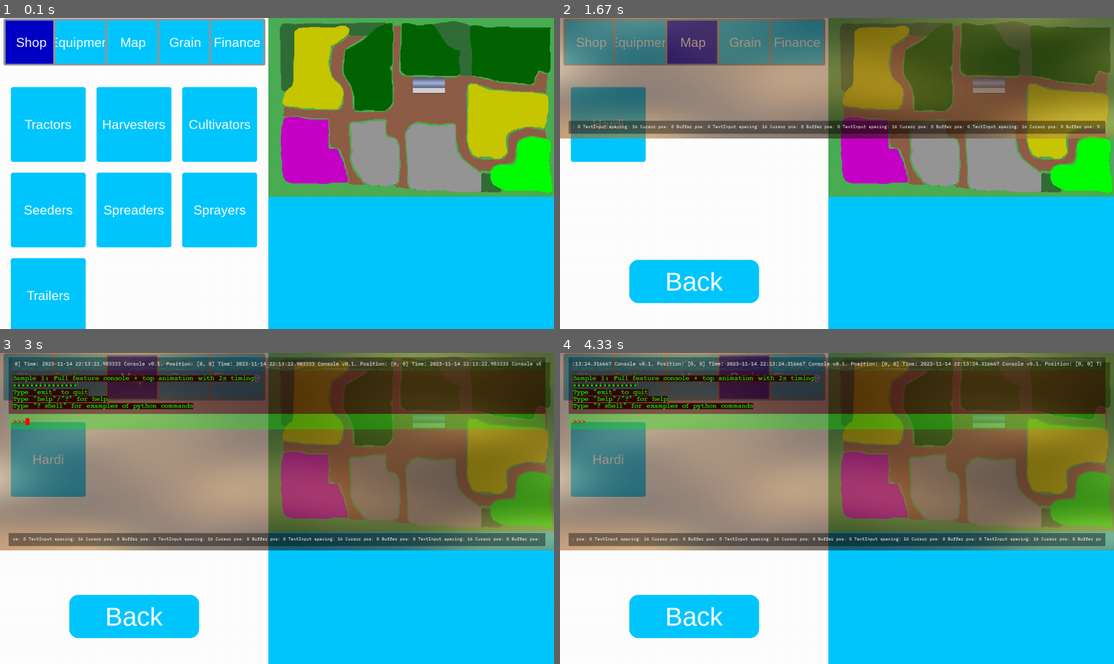
Above: before the commit, frames 1-4 (two rows, left to right).
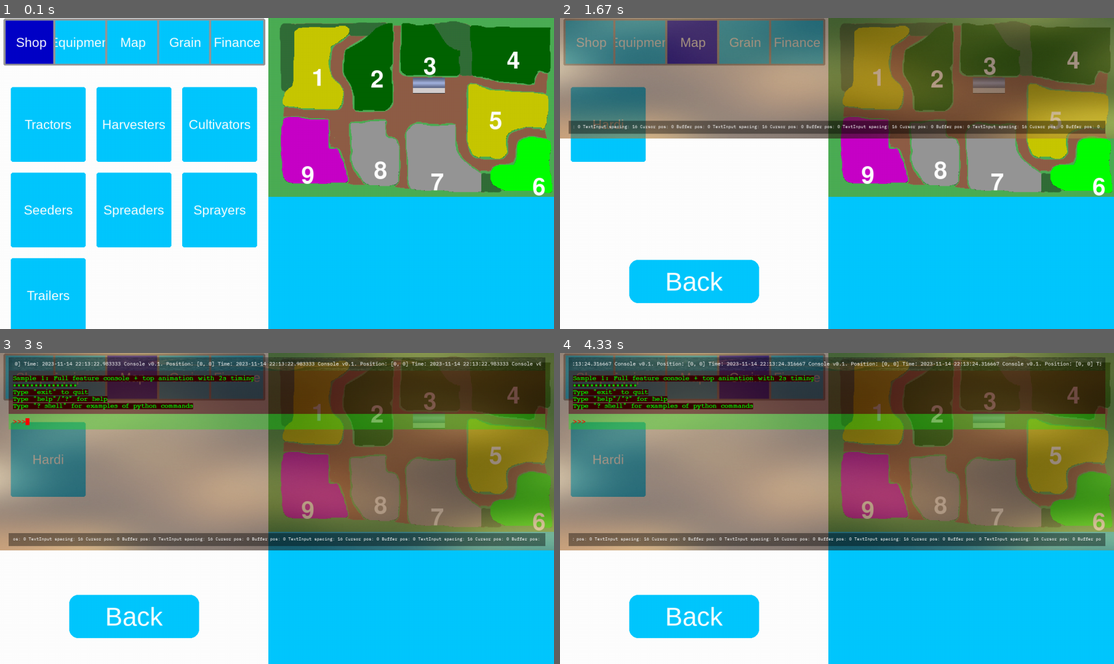
Above: after the commit, the same moments.

Repository: CaptainDeathead/Farm-CEO-ng
Game: pygame game, started from game/main.py
Two runs of this game, one before a commit and one after it. Both use one fixed random seed, a clock stepped at 60 frames per second and the inputs below.
Inputs (mouse positions are in pixels of both pictures, inside the frame that each line leads up to):
- Up to frame 1 (0.1 s): no input
- Up to frame 2 (1.67 s): click (814, 185) at 0.38 s; press the mouse at (692, 229) at 0.7 s; move the mouse to (709, 145) at 0.8 s; release the mouse at (726, 61) at 0.93 s; click (692, 42) at 1.05 s; tap F1 at 1.33 s
- Up to frame 3 (3 s): hold Right 1.67-2.13 s; tap Page Down at 2.17 s; tap Enter at 2.83 s
- Up to frame 4 (4.33 s): click (759, 393) at 3.22 s; hold Left from 4 s (still down)

The runs differ from the first frame. In frame 1, 0.7% of the frame differs, in the area x 54-99%, y 10-58%; in frame 2, 0.6%; in frame 3, 0.6%; in frame 4, 0.6%.

Commit message:
Basic paddock numbers

Diff:
--- a/game/farm_ceo.py
+++ b/game/farm_ceo.py
@@ -103,7 +103,7 @@
         self.save_manager = SaveManager()
         self.save_manager.init(self.map.map_cfg)
 
-        self.paddock_manager = PaddockManager(self.map.surface, self.save_manager.get_paddocks(), self.map.scale)
+        self.paddock_manager = PaddockManager(self.screen, self.map.surface, self.save_manager.get_paddocks(), self.map.scale)
 
         self.time: float = self.save_manager.get_attr("time") # time / 24 = *n* days
         self.last_update_time = 0.0
@@ -115,6 +115,8 @@
     def background_render(self) -> None:
         self.screen.fill(BACKGROUND_COLOR)
         self.map.render()
+
+        self.paddock_manager.draw_paddock_numbers()
 
     def simulate(self) -> None:
         if time() - self.last_update_time >= 1:
--- a/game/paddock.py
+++ b/game/paddock.py
@@ -1,3 +1,5 @@
+import pygame as pg
+
 from random import randint
 from typing import Dict, List, Tuple
 
@@ -7,6 +9,8 @@
         self.num = num
         self.scale = scale
         self.state: int = attrs.get("state", randint(0, 5))
+
+        self.number_surface = pg.font.SysFont(None, 80).render(str(self.num), True, (255, 255, 255))
 
         cx, cy = attrs["center"]
         gx, gy = attrs["gate"]
--- a/game/paddock_manager.py
+++ b/game/paddock_manager.py
@@ -7,7 +7,8 @@
 from typing import Dict, List, Tuple
 
 class PaddockManager:
-    def __init__(self, map_image: pg.Surface, paddocks: Dict[int, any], scale: float) -> None:
+    def __init__(self, screen: pg.Surface, map_image: pg.Surface, paddocks: Dict[int, any], scale: float) -> None:
+        self.screen = screen
         self.map_image = map_image
         self.scale = scale
 
@@ -113,3 +114,7 @@
         save_manager.init({})
         save_manager.set_paddocks(self.paddocks)
         save_manager.save_game()
+
+    def draw_paddock_numbers(self) -> None:
+        for paddock in self.paddocks:
+            self.screen.blit(paddock.number_surface, (PANEL_WIDTH + paddock.center[0], paddock.center[1]))
